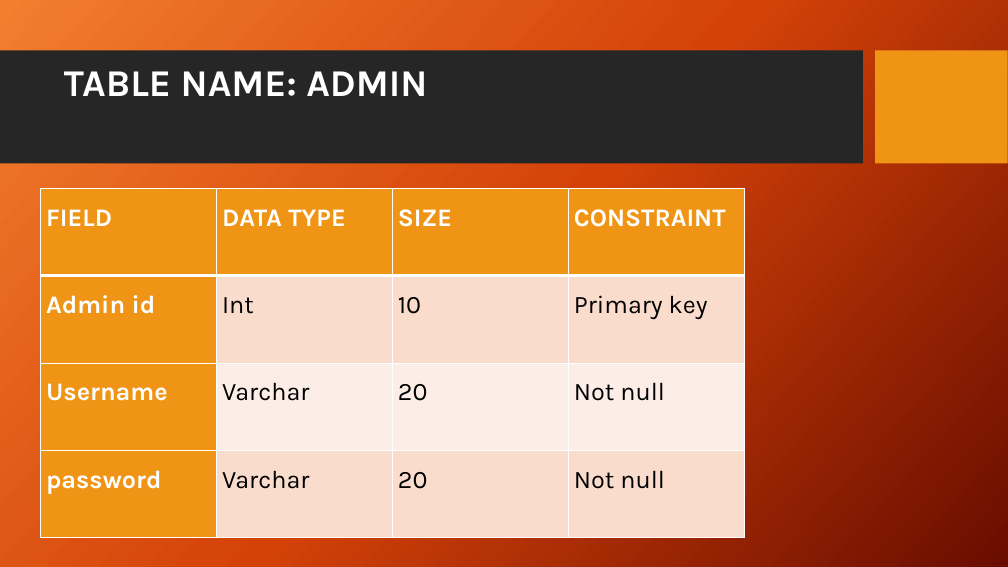
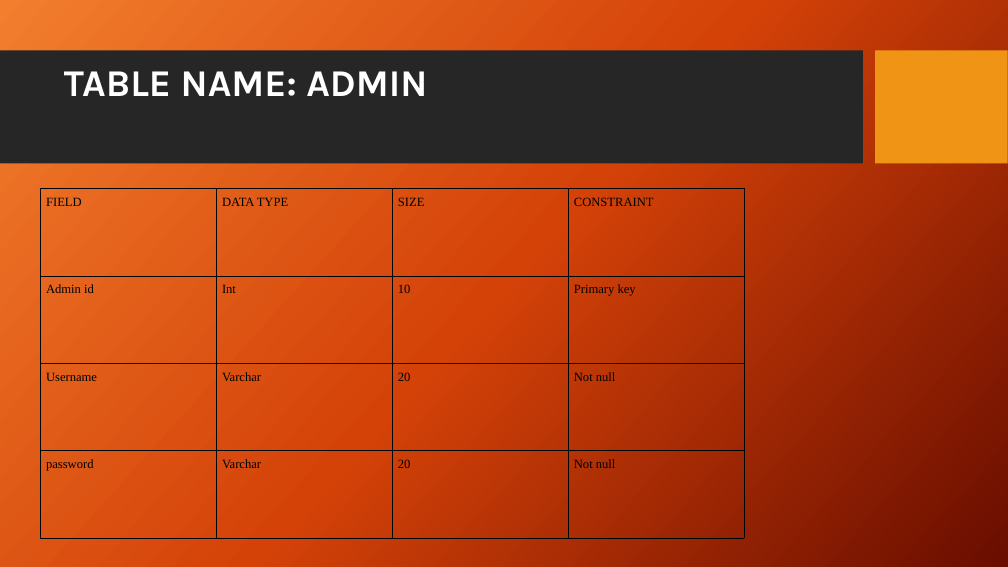
Before and after one commit to gokul18b/2023, a slide deck: slide 12 of batch1/ppt/BLOOD BANK.pptx. Drawn at 1008x567 pixels with LibreOffice and Linux fonts; fonts in the diff are those of the drawing; background and template pictures are left out. Boxes give left, top, right and bottom in pixels: in the first picture for what was removed or moved away, otherwise in the second. Text is boxed around its words. In the diff, an @@ line names an element or a change of style, - is before the commit and + after.

```diff
--- a/batch1/ppt/BLOOD BANK.pptx
+++ b/batch1/ppt/BLOOD BANK.pptx
@@ table at [41, 188, 746, 538] @@
@@ fill #F09415 to none in 7 cells @@
@@ fill #F9DCCC to none in 6 cells @@
@@ fill #FCEEE8 to none in 3 cells @@
@@ size 24 to 12 pt, font Karla to Times New Roman @@
@@ text colour #FFFFFF to #000000, bold off in "FIELD", "DATA TYPE", "SIZE", "CONSTRAINT" and 3 more places @@
@@ borders changed @@
```
Also in this commit, not shown: 5 other slides changed, 46 other files.
